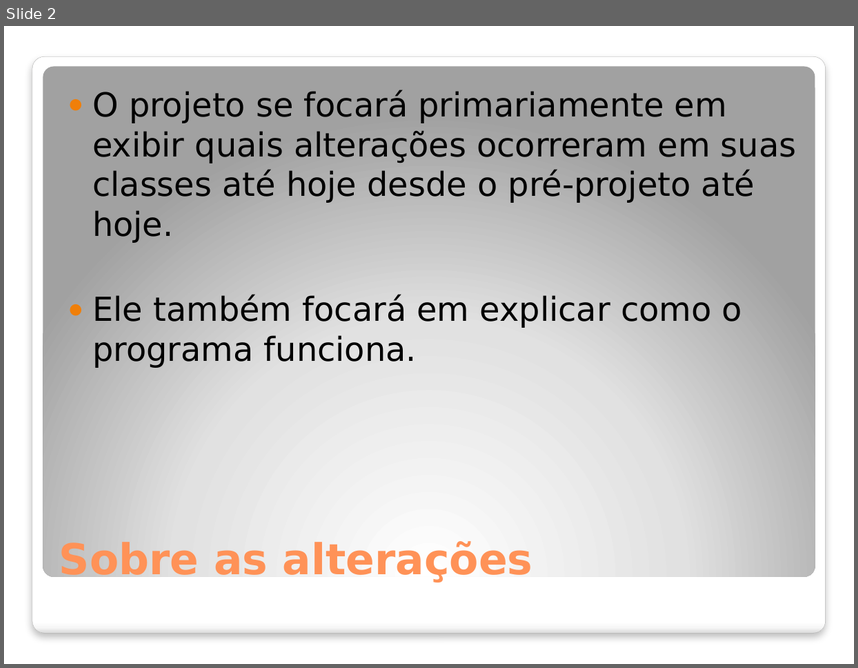
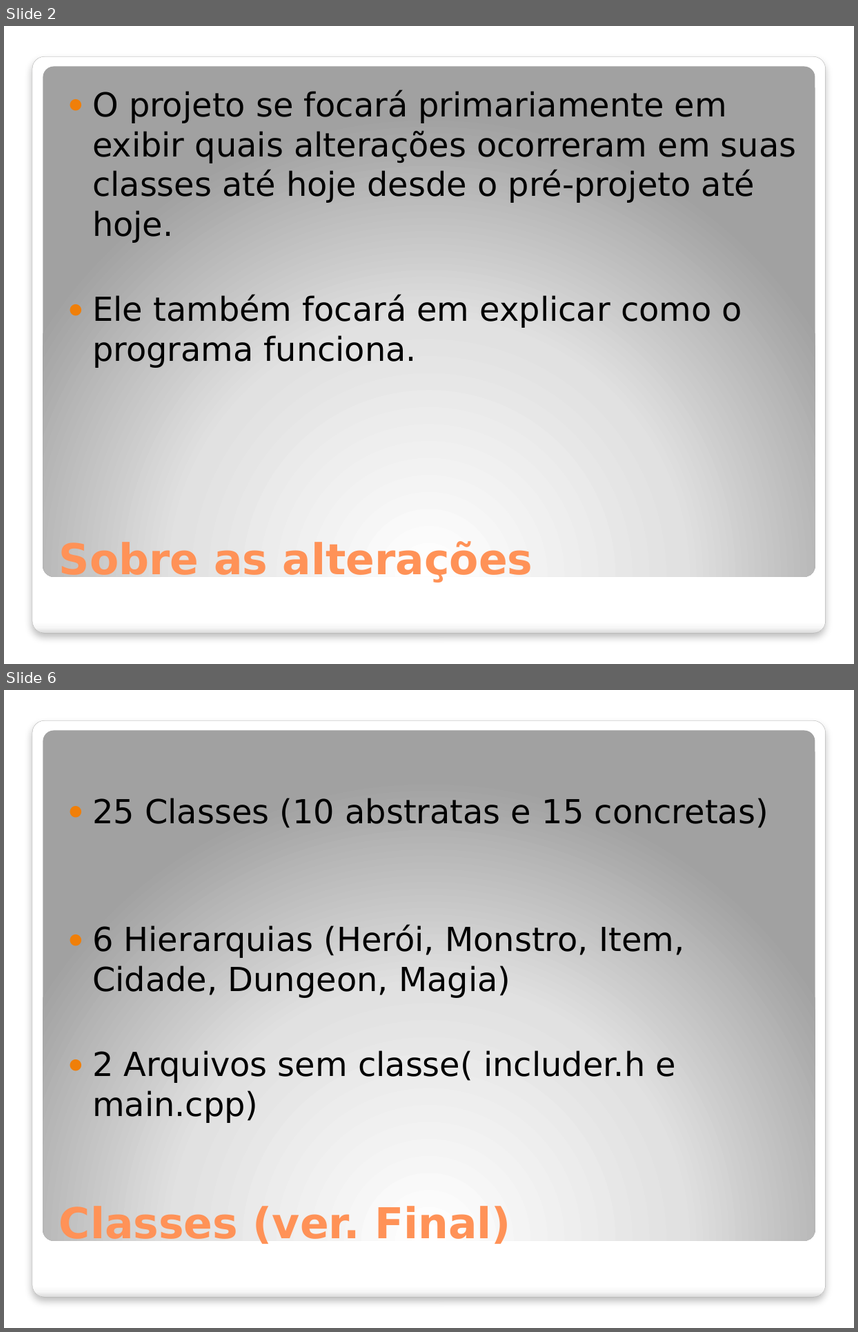
Before and after one commit to Sairaf/ToF2, a slide deck: Apresentação slide/Prog II projeto final.pptx. Shown one above the other, each under a label of ours: slide 2 before the commit, slides 2 and 6 after it; the slides between them are not shown. The pictures are 858x668 and 858x1332 pixels, drawn with LibreOffice and Linux fonts; fonts in the diff are those of the drawing; background and template pictures are left out. Boxes give left, top, right and bottom in pixels: in the first picture for what was removed or moved away, otherwise in the second. Text is boxed around its words. In the diff, an @@ line names an element or a change of style, - is before the commit and + after.

```diff
--- a/Apresentação slide/Prog II projeto final.pptx
+++ b/Apresentação slide/Prog II projeto final.pptx
@@ slide 6 added at (4, 690, 854, 1328), background picture (left out); not listed: 2 template elements that a slide beside it also shows @@
@@ text added at (92, 798, 769, 1123), 28 pt, text #000000 @@
+● 25 Classes (10 abstratas e 15 concretas)
+● 6 Hierarquias (Herói, Monstro, Item, Cidade, Dungeon, Magia)
+● 2 Arquivos sem classe( includer.h e main.cpp)
@@ title added at (59, 1204, 511, 1248), 36 pt, text #FF9258, bold @@
+Classes (ver. Final)
```
Also in this commit, not shown: 2 slides changed, 6 other slides added, 5 slides removed, 14 other files.
